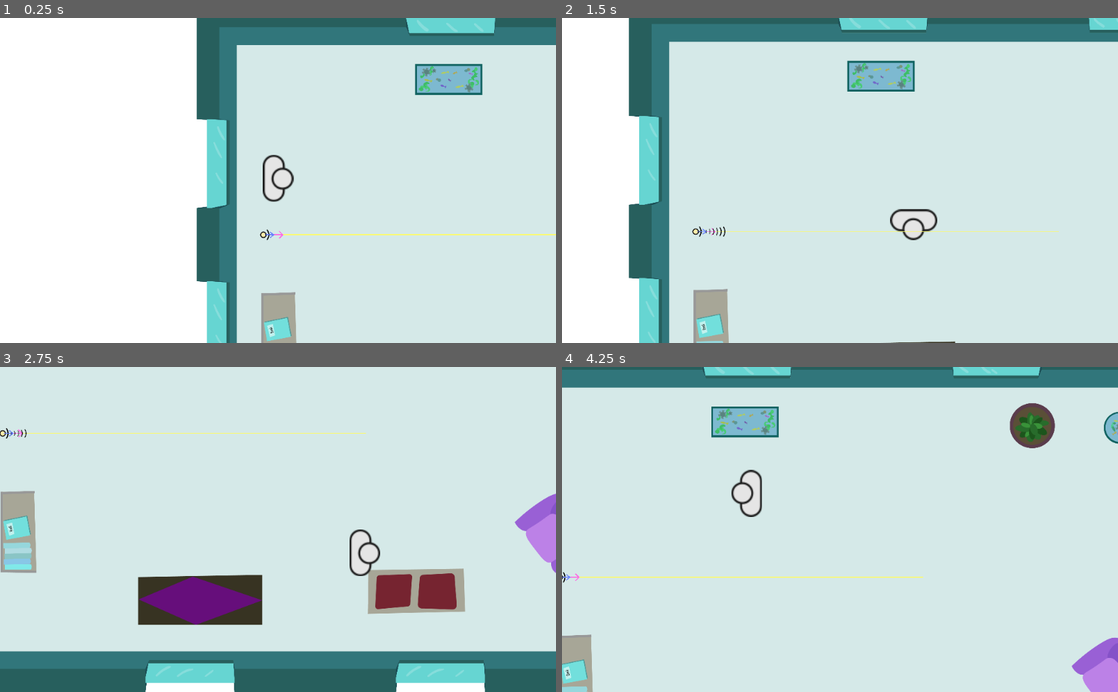
Above: before the commit, frames 1-4 (two rows, left to right).
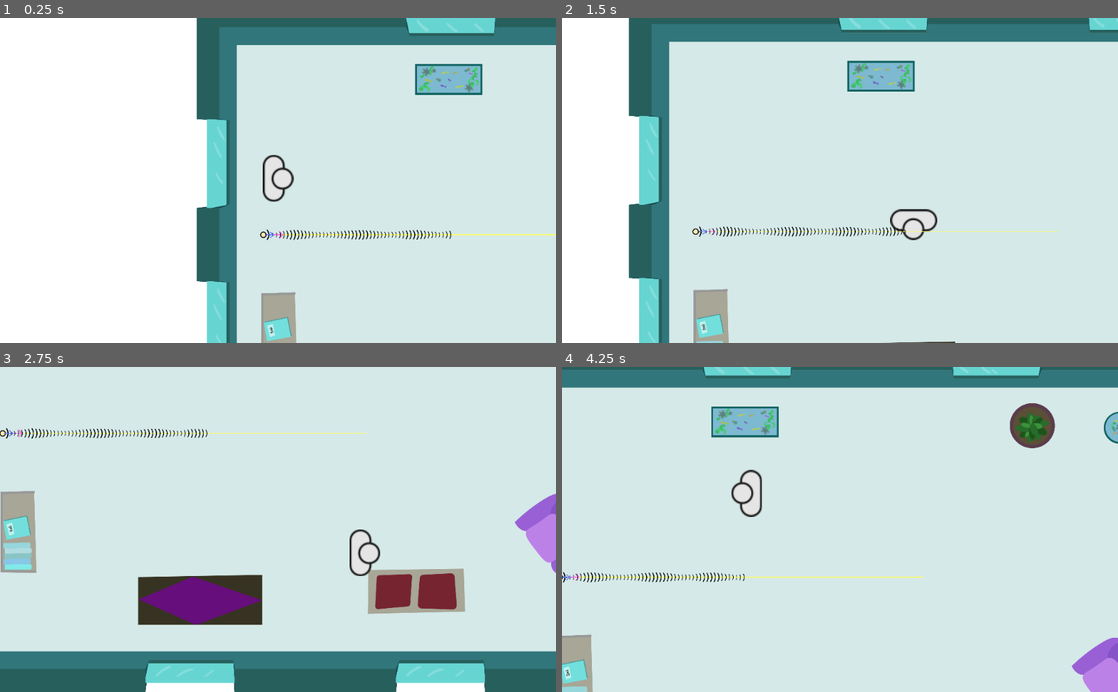
Above: after the commit, the same moments.

Repository: gingergenius/Spotify1962
Game: Godot game, scene res://scenes/StefanTestScene.tscn
The game is run twice, just before and just after one commit, with the same random seed, the same clock (stepped at 60 frames per second) and the same inputs.
Inputs (mouse positions are in pixels of both pictures, inside the frame that each line leads up to):
- Up to frame 1 (0.25 s): no input
- Up to frame 2 (1.5 s): tap Enter at 0.5 s; move the mouse to (962, 164) at 0.52 s; hold D (player_right) 0.53-1.28 s; hold Space (player_pull) 0.53-1.28 s; click (962, 164) at 0.67 s; move the mouse to (728, 196) at 1.27 s; hold S (player_down) from 1.28 s (still down); tap Space (player_pull) at 1.35 s
- Up to frame 3 (2.75 s): move the mouse to (333, 458) at 2.02 s; release S (player_down) at 2.03 s; hold D (player_right) from 2.03 s (still down); hold Space (player_pull) from 2.03 s (still down)
- Up to frame 4 (4.25 s): move the mouse to (812, 594) at 2.77 s; release D (player_right) at 2.78 s; release Space (player_pull) at 2.78 s; hold W (player_up) 2.78-3.53 s; tap Space (player_pull) at 2.85 s; click (812, 594) at 2.92 s; move the mouse to (1006, 578) at 3.52 s; hold A (player_left) from 3.53 s (still down); hold Space (player_pull) from 3.53 s (still down)

The runs differ from the first frame. In frame 1, 0.3% of the frame differs, in the area x 49-82%, y 65-69%; in frame 2, 0.3%; in frame 3, 0.3%, in the area x 5-38%, y 18-23%; in frame 4, 0.3%.

Commit message:
Cleaned up some code and removed some errors

Diff:
--- a/RayCast.gd
+++ b/RayCast.gd
@@ -8,7 +8,11 @@
 var debug_collision_point
 var space
 var space_state
-var transmission_points = PoolVector2Array()
+var transmission_objects = {}
+var source_position
+var goal_position
+
+export var transmission_points = PoolVector2Array()
 
 func updateLinePoints(line, points):
 	for i in range (points.size()):
@@ -26,6 +30,11 @@
 	space = get_world_2d().get_space()
 	space_state = Physics2DServer.space_get_direct_state(space)
 
+		# check whether we have debug target goal and source
+	if get_node("../Goal") and get_node("../Source"):
+		source_position = get_node("../Source").position
+		goal_position = get_node("../Goal").position
+
 #recursively cast rays and append points array until given depth
 func cast_ray(origin, target, points, cur_depth, max_depth):
 	if (cur_depth == max_depth):
@@ -37,15 +46,23 @@
 
 		if result.size() > 0:
 			var collision_point = result.position
-			var distance_to_previous = (points[points.size()-1] - collision_point).length_squared()
+			var normal = result.normal
 
-			if (distance_to_previous > 0.01):
-				points.push_back(collision_point)
+			# for the debugging scene of the Caster
 			if debug_collision_point:
 				debug_collision_point.position = collision_point
-			var normal = result.normal
+
+			# mark object as being reached by the transmission
+			if not transmission_objects.has(result.collider):
+				transmission_objects[result.collider] = true
+
+			# add point if is sufficiently far away from the previous point
+			var distance_to_previous = (points[points.size()-1] - collision_point).length_squared()
+			if distance_to_previous > 0.01:
+				points.push_back(collision_point)
+
+			# compute the reflection
 			var falling = collision_point - origin
-
 			if falling.length_squared() < 0.01:
 				points.push_back(target)
 				return points
@@ -63,10 +80,9 @@
 	origin = self.position
 	target = origin + Vector2(cos(self.rotation), sin(self.rotation)) * 2000
 
-	# check whether we have debug target goal and source
-	if get_node("../Goal") and get_node("../Source"):
-		origin = get_node("../Source").position
-		target = get_node("../Goal").position
+	if source_position and goal_position:
+		origin = source_position
+		target = goal_position
 
 	var debug_points = PoolVector2Array()
 	debug_points.push_back(Vector2(0.0, 0.0))
@@ -79,8 +95,10 @@
 	# backup old transmissions
 	var old_transmission_points = transmission_points
 	var transmission_has_changed = false
+	var old_transmission_objects = transmission_objects
 
-	# perform the raycasts
+	# prepare a clean raycast
+	transmission_objects = {}
 	var points = PoolVector2Array()
 	points.push_back(origin)
 	points = cast_ray(origin, target, points, 0, 5)
@@ -98,9 +116,20 @@
 
 	updateLinePoints(line, transmission_points)
 
-	print("transmission_has_changed: ", transmission_has_changed)
-
 	if transmission_has_changed:
 		var transmission = get_node("Transmission")
 		transmission.points = transmission_points
 		transmission.reset_transmission = true
+
+		# check which objects are no more in the transmission
+		var old_transmission_objects_list = old_transmission_objects.values()
+		for o in old_transmission_objects_list:
+			if not transmission_objects.has(o):
+				# object is no more touched by the transmission
+				pass
+
+		var new_transmission_objects_list = transmission_objects.values()
+		for o in new_transmission_objects_list:
+			if not old_transmission_objects.has(o):
+				# object is being touched by the transmission
+				pass
--- a/objects/Caster.tscn
+++ b/objects/Caster.tscn
@@ -8,6 +8,7 @@
 
 script = ExtResource( 1 )
 _sections_unfolded = [ "Transform" ]
+transmission_points = PoolVector2Array(  )
 
 [node name="Line" type="Line2D" parent="." index="0"]
 
--- a/objects/TransmissionRay.tscn
+++ b/objects/TransmissionRay.tscn
@@ -3,8 +3,6 @@
 [ext_resource path="res://scripts/TransmissionRay.gd" type="Script" id=1]
 [ext_resource path="res://particle_curve_decrease.tres" type="Texture" id=2]
 [ext_resource path="res://images/sound_particle.png" type="Texture" id=3]
-
-
 
 [sub_resource type="ParticlesMaterial" id=1]
 
@@ -70,7 +68,7 @@
 amount = 100
 lifetime = 10.0
 one_shot = false
-preprocess = 0.0
+preprocess = 10.0
 speed_scale = 1.0
 explosiveness = 0.0
 randomness = 0.0
@@ -84,7 +82,7 @@
 normal_map = null
 h_frames = 1
 v_frames = 1
-_sections_unfolded = [ "Drawing", "Process Material", "Textures", "Time", "Transform" ]
+_sections_unfolded = [ "Drawing", "Material", "Process Material", "Textures", "Time", "Transform", "Visibility" ]
 
 [node name="DebugUi" type="VBoxContainer" parent="." index="2"]
 
--- a/scripts/TransmissionRay.gd
+++ b/scripts/TransmissionRay.gd
@@ -43,8 +43,6 @@
 	if debug_ui:
 		debug_ui.set_rotation(-self.rotation)
 
-	var line = get_node("Line2D")
-
 	var direction_line = get_node("DirectionLine")
 
 	updateLinePoints(direction_line, [
